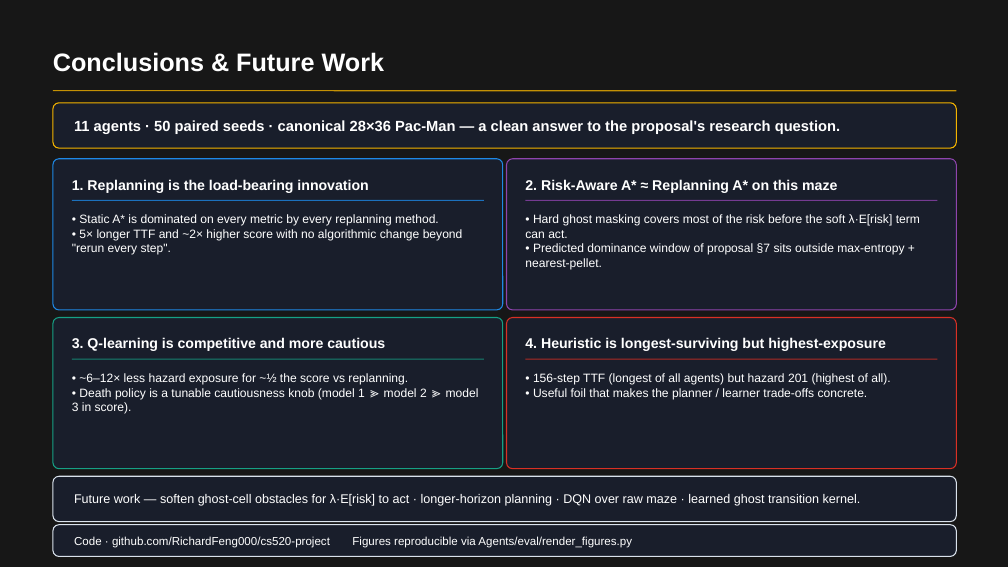
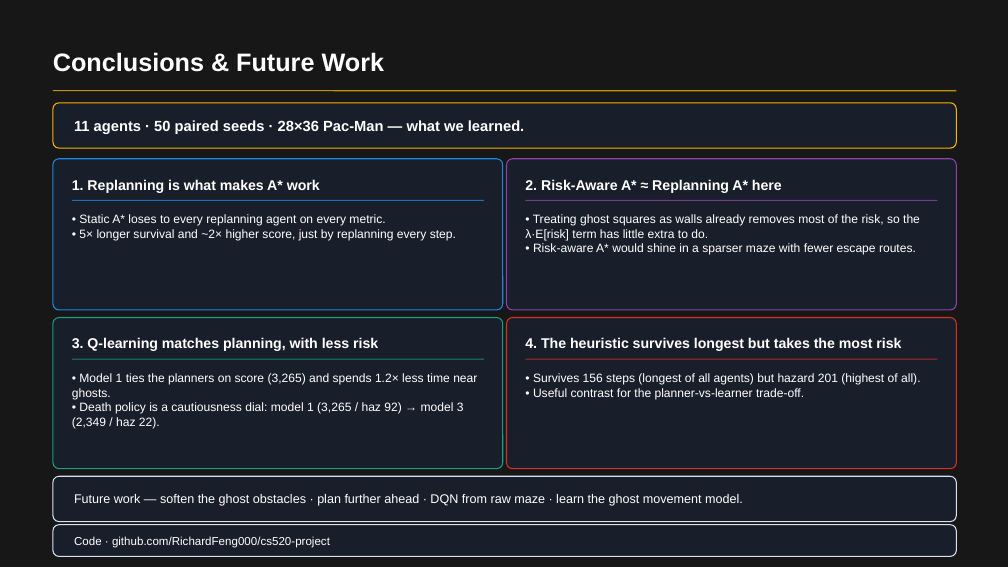
Before and after one commit to RichardFeng000/cs520-project, a slide deck: slide 9 of final_ppt/pacman_rl_final.pptx. Drawn at 1008x567 pixels with LibreOffice and Linux fonts; fonts in the diff are those of the drawing; background and template pictures are left out; a plain dark background stands for a picture behind light text. Boxes give left, top, right and bottom in pixels: in the first picture for what was removed or moved away, otherwise in the second. Text is boxed around its words. In the diff, an @@ line names an element or a change of style, - is before the commit and + after.

Commit message:
simplify ppt wording

```diff
--- a/final_ppt/pacman_rl_final.pptx
+++ b/final_ppt/pacman_rl_final.pptx
@@ text at [74,120,524,134]: text changed @@
-11 agents · 50 paired seeds · canonical 28×36 Pac-Man — a clean answer to the proposal's research question.
+11 agents · 50 paired seeds · 28×36 Pac-Man — what we learned.
@@ text at [72,179,320,193]: text changed @@
-1. Replanning is the load-bearing innovation
+1. Replanning is what makes A* work
@@ text at [525,179,782,193]: text changed @@
-2. Risk-Aware A* ≈ Replanning A* on this maze
+2. Risk-Aware A* ≈ Replanning A* here
@@ text at [79,214,456,240]: text changed @@
-• Static A* is dominated on every metric by every replanning method.
-• 5× longer TTF and ~2× higher score with no algorithmic change beyond "rerun every step".
+• Static A* loses to every replanning agent on every metric.
+• 5× longer survival and ~2× higher score, just by replanning every step.
@@ text at [525,214,920,255]: text changed @@
-• Hard ghost masking covers most of the risk before the soft λ·E[risk] term can act.
-• Predicted dominance window of proposal §7 sits outside max-entropy + nearest-pellet.
+• Treating ghost squares as walls already removes most of the risk, so the λ·E[risk] term has little extra to do.
+• Risk-aware A* would shine in a sparser maze with fewer escape routes.
@@ text at [72,337,378,351]: text changed @@
-3. Q-learning is competitive and more cautious
+3. Q-learning matches planning, with less risk
@@ text at [525,337,901,351]: text changed @@
-4. Heuristic is longest-surviving but highest-exposure
+4. The heuristic survives longest but takes the most risk
@@ text at [72,373,477,428]: text changed @@
-• ~6–12× less hazard exposure for ~½ the score vs replanning.
-• Death policy is a tunable cautiousness knob (model 1 ≫ model 2 ≫ model 3 in score).
+• Model 1 ties the planners on score (3,265) and spends 1.2× less time near ghosts.
+• Death policy is a cautiousness dial: model 1 (3,265 / haz 92) → model 3 (2,349 / haz 22).
@@ text at [533,373,920,399]: text changed @@
-• 156-step TTF (longest of all agents) but hazard 201 (highest of all).
-• Useful foil that makes the planner / learner trade-offs concrete.
+• Survives 156 steps (longest of all agents) but hazard 201 (highest of all).
+• Useful contrast for the planner-vs-learner trade-off.
@@ text at [74,494,743,506]: text changed @@
-Future work — soften ghost-cell obstacles for λ·E[risk] to act · longer-horizon planning · DQN over raw maze · learned ghost transition kernel.
+Future work — soften the ghost obstacles · plan further ahead · DQN from raw maze · learn the ghost movement model.
@@ text at [74,536,330,548]: text changed @@
-Code · github.com/RichardFeng000/cs520-project Figures reproducible via Agents/eval/render_figures.py
+Code · github.com/RichardFeng000/cs520-project
```
Also in this commit, not shown: 8 other slides changed, 10 other files.
